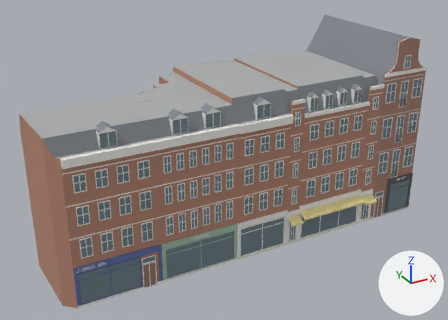
Renders of the glTF model public/canal-drive/models/ordinary-buildings/chunks/chunk-face-bilder-233580-162444.glb from each side of a commit.
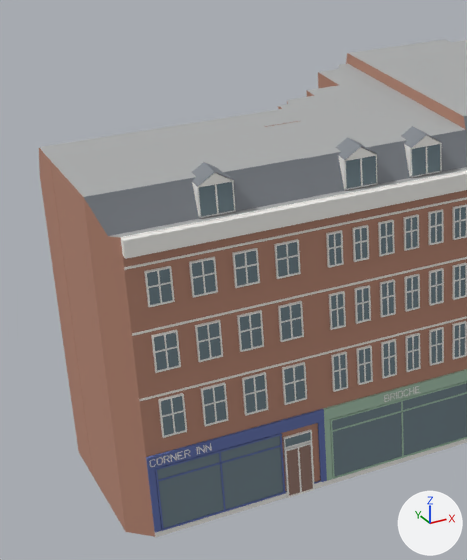
Old and new are each drawn whole from a 50 mm lens placed at (-30.8, -47.4, 35.3), pointed at (0.5, 9.4, 6.9) and again close up on the part from 0% to 52% of the width and 12% to 100% of the height. The lights are fixed; the arrows at lower right show +X, +Y and +Z. The first two pictures are the older version. Where no turn or scale is listed for an object, it has been applied to the vertices. Vertices at exactly the same position are counted once.

The scene before the commit, as lines of its bpy script (objects in view):
```python
me_face_bilder_233580_162444 = bpy.data.meshes.new('face-bilder-233580-162444')
me_face_bilder_233580_162444.from_pydata(...)  # 5899 vertices, 9238 faces; spans x -20.9..20.9, y -12.8..12.8, z -10.5..10.5
me_face_bilder_233580_162444.materials.append(mat_6b3a2c_brick)  # beige #ad8373
me_face_bilder_233580_162444.materials.append(mat_7a3e2c_brick)  # brown #b88773
me_face_bilder_233580_162444.materials.append(mat_9a9a94_stone)  # light grey #ccccc8
me_face_bilder_233580_162444.materials.append(mat_d9ccaa_stone)  # pale yellow #eee7d5
me_face_bilder_233580_162444.materials.append(mat_e6e2d8_stone)  # white #f4f2ed
me_face_bilder_233580_162444.materials.append(mat_e6e2d8_frame)  # white #f4f2ed
me_face_bilder_233580_162444.materials.append(mat_ece9e0_frame)  # white #f6f5f1
me_face_bilder_233580_162444.materials.append(mat_1e1e1e_door)  # dark grey #606060
me_face_bilder_233580_162444.materials.append(mat_1f2a6a_door)  # blue #6271ad
me_face_bilder_233580_162444.materials.append(mat_4e3027_door)  # brown #96786d
me_face_bilder_233580_162444.materials.append(mat_5f8a6a_door)  # light grey #a4c2ad
me_face_bilder_233580_162444.materials.append(mat_e6c75a_door)  # beige #f4e5a0
me_face_bilder_233580_162444.materials.append(mat_e6e2d8_door)  # white #f4f2ed
me_face_bilder_233580_162444.materials.append(mat_ece9e0_door)  # white #f6f5f1
me_face_bilder_233580_162444.materials.append(mat_2a3a42_glass)  # greyish blue #71838b
me_face_bilder_233580_162444.materials.append(mat_3b4047_slate)  # grey #848990
me_face_bilder_233580_162444.materials.append(mat_6a6c6c_slate)  # grey #adaeae
ob_face_bilder_233580_162444 = bpy.data.objects.new('face-bilder-233580-162444', me_face_bilder_233580_162444)
ob_face_bilder_233580_162444.location = (-0.46, 11.77, 10.48)
```
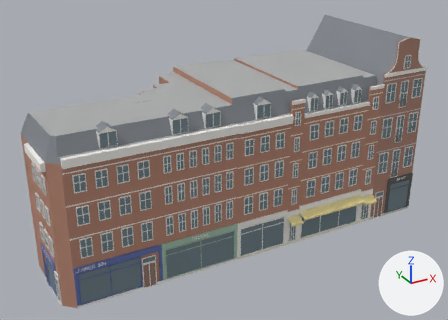
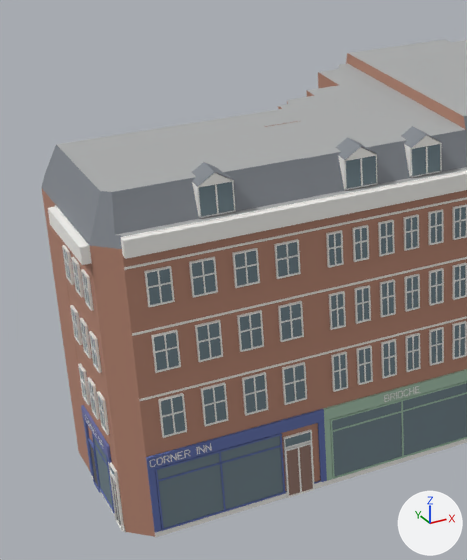
Where the newer file only moved an object's origin or applied its transform, the numbers keep the older frame.

What differs and where, as boxes (x1, y1, x2, y2) in the close-ups (467 x 560 px):
'face-bilder-233580-162444', reshaped
    before: (39, 39, 467, 538)
    after: (41, 39, 467, 537)
part 1 of me_face_bilder_233580_162444, added
    after: (78, 363, 90, 405)
part 2 of me_face_bilder_233580_162444, added
    after: (87, 377, 100, 420)
part 3 of me_face_bilder_233580_162444, added
    after: (97, 391, 110, 435)
part 4 of me_face_bilder_233580_162444, added
    after: (70, 305, 82, 345)
part 5 of me_face_bilder_233580_162444, added
    after: (79, 318, 92, 359)
part 6 of me_face_bilder_233580_162444, added
    after: (89, 331, 102, 373)
part 7 of me_face_bilder_233580_162444, added
    after: (62, 245, 74, 285)
part 8 of me_face_bilder_233580_162444, added
    after: (71, 257, 84, 298)
part 9 of me_face_bilder_233580_162444, added
    after: (81, 269, 94, 311)
part 10 of me_face_bilder_233580_162444, added
    after: (113, 480, 120, 525)
part 11 of me_face_bilder_233580_162444, added
    after: (55, 205, 88, 246)
part 12 of me_face_bilder_233580_162444, reshaped
    before: (39, 107, 323, 537)
    after: (41, 106, 323, 537)

Diff of the bpy script that builds the scene:
```diff
--- a/public/canal-drive/models/ordinary-buildings/chunks/chunk-face-bilder-233580-162444.glb.py
+++ b/public/canal-drive/models/ordinary-buildings/chunks/chunk-face-bilder-233580-162444.glb.py
@@ me_face_bilder_233580_162444 @@
-me_face_bilder_233580_162444.from_pydata(...)  # 5899 vertices, 9238 faces; spans x -20.9..20.9, y -12.8..12.8, z -10.5..10.5
+me_face_bilder_233580_162444.from_pydata(...)  # 6710 vertices, 10425 faces; spans x -21.2..20.9, y -12.8..12.8, z -10.5..10.5
+# me_face_bilder_233580_162444 part 1: the loose piece of 16 vertices spanning x -18.7..-17.6, y -11.9..-11.8, z -5.4..-3.4 is copied, and the copy is turned -87.8 degrees about the z axis through its middle and scaled by 0.884, then moved by (-2.7, 5.1, -0.3); it spans x -20.9..-20.8, y -7.2..-6.3, z -5.6..-3.8
+# me_face_bilder_233580_162444 part 2: the loose piece of 16 vertices spanning x -18.7..-17.6, y -11.9..-11.8, z -5.4..-3.4 is copied, and the copy is turned -87.8 degrees about the z axis through its middle and scaled by 0.884, then moved by (-2.6, 3.6, -0.3); it spans x -20.9..-20.7, y -8.7..-7.8, z -5.6..-3.8
+# me_face_bilder_233580_162444 part 3: the loose piece of 16 vertices spanning x -18.7..-17.6, y -11.9..-11.8, z -5.4..-3.4 is copied, and the copy is turned -87.8 degrees about the z axis through its middle and scaled by 0.884, then moved by (-2.6, 2.1, -0.3); it spans x -20.8..-20.7, y -10.2..-9.3, z -5.6..-3.8
+# me_face_bilder_233580_162444 part 4: the loose piece of 16 vertices spanning x -18.7..-17.6, y -11.9..-11.8, z -2.1..-0.3 is copied, and the copy is turned -87.8 degrees about the z axis through its middle and scaled by 0.877, then moved by (-2.7, 5.1, -0.4); it spans x -20.9..-20.8, y -7.2..-6.3, z -2.4..-0.7
+# me_face_bilder_233580_162444 part 5: the loose piece of 16 vertices spanning x -18.7..-17.6, y -11.9..-11.8, z -2.1..-0.3 is copied, and the copy is turned -87.8 degrees about the z axis through its middle and scaled by 0.877, then moved by (-2.6, 3.6, -0.4); it spans x -20.9..-20.7, y -8.7..-7.8, z -2.4..-0.7
+# me_face_bilder_233580_162444 part 6: the loose piece of 16 vertices spanning x -18.7..-17.6, y -11.9..-11.8, z -2.1..-0.3 is copied, and the copy is turned -87.8 degrees about the z axis through its middle and scaled by 0.877, then moved by (-2.6, 2.1, -0.4); it spans x -20.8..-20.7, y -10.2..-9.3, z -2.4..-0.7
+# me_face_bilder_233580_162444 part 7: the loose piece of 16 vertices spanning x -18.7..-17.6, y -11.9..-11.8, z 1.1..2.8 is copied, and the copy is turned -87.8 degrees about the z axis through its middle and scaled by 0.899, then moved by (-2.7, 5.1, -0.5); it spans x -20.9..-20.8, y -7.2..-6.3, z 0.7..2.3
+# me_face_bilder_233580_162444 part 8: the loose piece of 16 vertices spanning x -18.7..-17.6, y -11.9..-11.8, z 1.1..2.8 is copied, and the copy is turned -87.8 degrees about the z axis through its middle and scaled by 0.899, then moved by (-2.6, 3.6, -0.5); it spans x -20.9..-20.7, y -8.7..-7.8, z 0.7..2.3
+# me_face_bilder_233580_162444 part 9: the loose piece of 16 vertices spanning x -18.7..-17.6, y -11.9..-11.8, z 1.1..2.8 is copied, and the copy is turned -87.8 degrees about the z axis through its middle and scaled by 0.899, then moved by (-2.6, 2.1, -0.5); it spans x -20.8..-20.7, y -10.2..-9.3, z 0.7..2.3
+# me_face_bilder_233580_162444 part 10: the loose piece of 8 vertices spanning x -16.3..-16.2, y -11.9, z -10.1..-6.9 is copied, and the copy is scaled about its middle by (0.0403, 0.0322, 0.796), then moved by (-4.5, 1.7, -0.6), in mat_ece9e0_frame (white #f6f5f1); it spans x -20.8..-20.7, y -10.2..-10.1, z -10.4..-7.9
+# me_face_bilder_233580_162444 part 11: the loose piece of 8 vertices spanning x -19.6..-11.0, y -11.9..-11.8, z 4.4..4.5 is copied, and the copy is turned -87.8 degrees about the z axis through its middle and scaled by 0.596, then moved by (-5.5, 3.6, -0.5); it spans x -20.9..-20.7, y -10.8..-5.7, z 3.9..4.0
+# me_face_bilder_233580_162444 part 12: 9 vertices moved from x -20.8..-9.1, y -10.8..-3.1, z 4.4..6.1 to x -20.8..-9.1, y -10.8..-3.7, z 3.9..6.1; 20 vertices removed from x -20.9..-9.1, y -11.8..-3.1, z -5.6..6.1; 515 vertices added at x -21.2..-9.1, y -11.8..-3.1, z -10.5..6.1
+# other edits to the shape of me_face_bilder_233580_162444 do not show in these pictures
 me_face_bilder_233580_162444.materials.append(mat_6b3a2c_brick)
@@ me_face_bilder_233580_162444 @@
 me_face_bilder_233580_162444.materials.append(mat_6a6c6c_slate)
+me_face_bilder_233580_162444.materials.append(mat_2a2f6e_door)  # blue #7177af
+me_face_bilder_233580_162444.materials.append(mat_1e1e1e_glass)  # dark grey #606060
```
